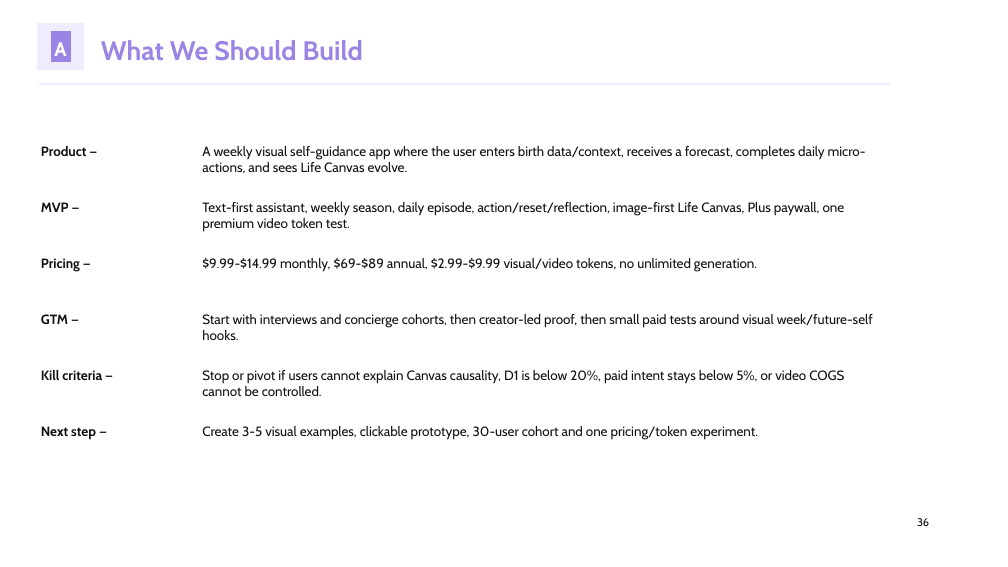
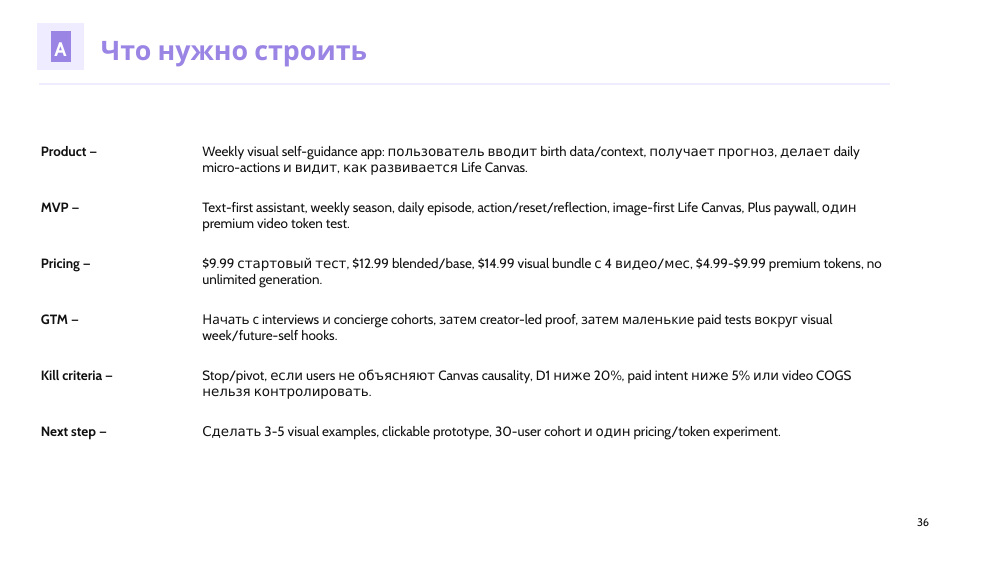
Before and after one commit to kirbudilov01/alina-research, a slide deck: slide 36 of output/pptx/AURA_TRENDVI_STYLE_DECK.pptx. Drawn at 1008x567 pixels with LibreOffice and Linux fonts; fonts in the diff are those of the drawing. Boxes give left, top, right and bottom in pixels: in the first picture for what was removed or moved away, otherwise in the second. Text is boxed around its words. In the diff, an @@ line names an element or a change of style, - is before the commit and + after.

Commit message:
Translate AURA deck to Russian and clarify pricing

```diff
--- a/output/pptx/AURA_TRENDVI_STYLE_DECK.pptx
+++ b/output/pptx/AURA_TRENDVI_STYLE_DECK.pptx
@@ text at (x1=101, y1=41, x2=367, y2=67): text changed @@
-What We Should Build
+Что нужно строить
@@ text at (x1=202, y1=146, x2=861, y2=175): text changed @@
-A weekly visual self-guidance app where the user enters birth data/context, receives a forecast, completes daily micro-actions, and sees Life Canvas evolve.
+Weekly visual self-guidance app: пользователь вводит birth data/context, получает прогноз, делает daily micro-actions и видит, как развивается Life Canvas.
@@ text at (x1=202, y1=202, x2=857, y2=232): text changed @@
-Text-first assistant, weekly season, daily episode, action/reset/reflection, image-first Life Canvas, Plus paywall, one premium video token test.
+Text-first assistant, weekly season, daily episode, action/reset/reflection, image-first Life Canvas, Plus paywall, один premium video token test.
@@ text at (x1=202, y1=257, x2=882, y2=288): text changed @@
-$9.99-$14.99 monthly, $69-$89 annual, $2.99-$9.99 visual/video tokens, no unlimited generation.
+$9.99 стартовый тест, $12.99 blended/base, $14.99 visual bundle с 4 видео/мес, $4.99-$9.99 premium tokens, no unlimited generation.
@@ text at (x1=202, y1=314, x2=833, y2=341): text changed @@
-Start with interviews and concierge cohorts, then creator-led proof, then small paid tests around visual week/future-self hooks.
+Начать с interviews и concierge cohorts, затем creator-led proof, затем маленькие paid tests вокруг visual week/future-self hooks.
@@ text at (x1=202, y1=369, x2=851, y2=399): text changed @@
-Stop or pivot if users cannot explain Canvas causality, D1 is below 20%, paid intent stays below 5%, or video COGS cannot be controlled.
+Stop/pivot, если users не объясняют Canvas causality, D1 ниже 20%, paid intent ниже 5% или video COGS нельзя контролировать.
@@ text at (x1=202, y1=426, x2=781, y2=439): text changed @@
-Create 3-5 visual examples, clickable prototype, 30-user cohort and one pricing/token experiment.
+Сделать 3-5 visual examples, clickable prototype, 30-user cohort и один pricing/token experiment.
```
Also in this commit, not shown: 35 other slides changed, 2 slides added, 2 slides removed, 4 other files.
